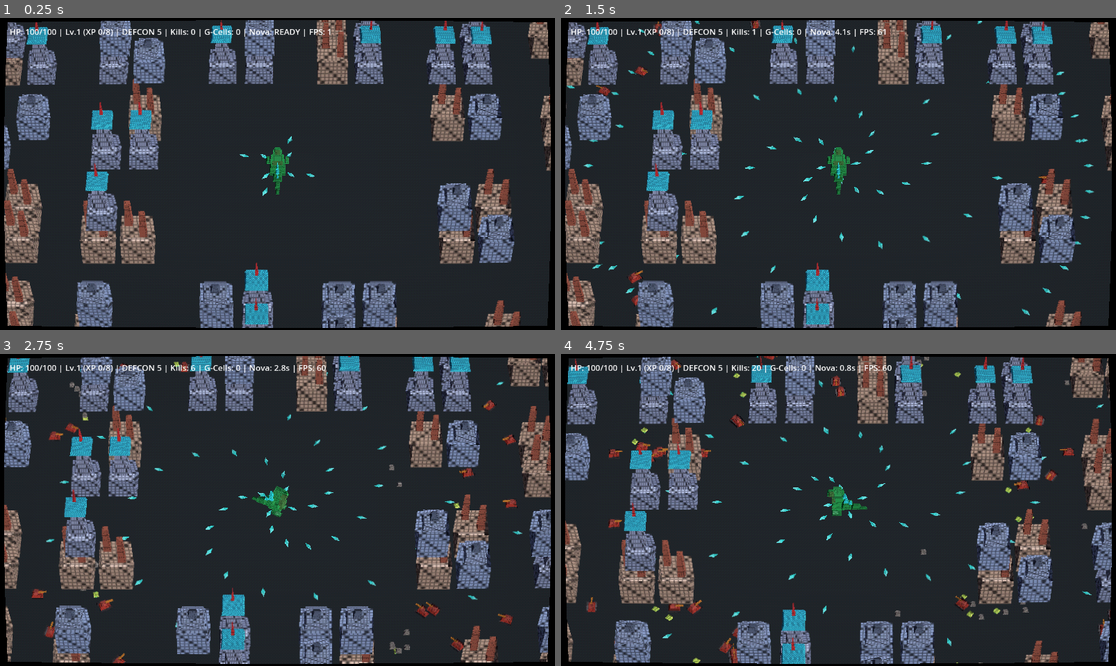
Above: before the commit, frames 1-4 (two rows, left to right).
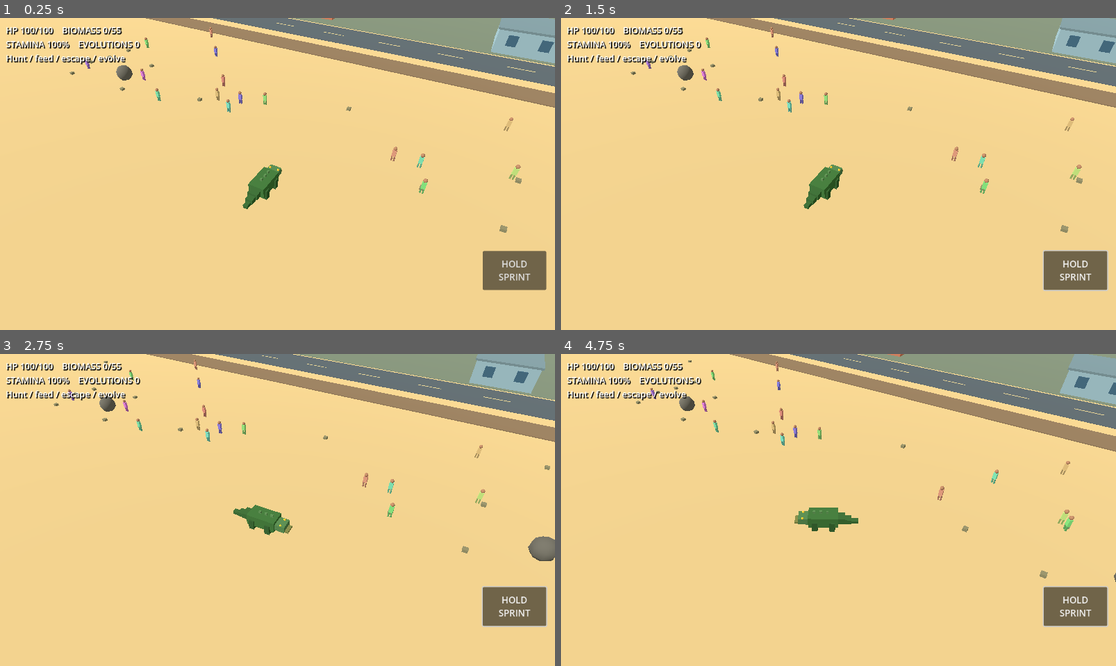
Above: after the commit, the same moments.

Repository: kavemankai/Kaijustomp
Game: Godot game, scene res://scenes/BeachDemo.tscn
Two runs of this game, one before a commit and one after it. Both use one fixed random seed, a clock stepped at 60 frames per second and the inputs below. Before the commit the project starts from res://MainGame.tscn.
Inputs (mouse positions are in pixels of both pictures, inside the frame that each line leads up to):
- Up to frame 1 (0.25 s): no input
- Up to frame 2 (1.5 s): click (1077, 270) at 0.5 s, where only the run after the commit has a clickable "HOLD SPRINT"; tap Enter (ui_accept) at 1.25 s; drag from (838, 174) to (894, 105) at 1.27 s
- Up to frame 3 (2.75 s): drag from (166, 525) to (249, 572) at 2.02 s
- Up to frame 4 (4.75 s): move the mouse to (894, 441) at 2.77 s; hold Right (ui_right) 2.78-3.5 s; tap R at 2.85 s; drag from (810, 572) to (672, 463) at 3.52 s; move the mouse to (1005, 556) at 4.27 s; hold Left (ui_left) from 4.28 s (still down); tap 2 at 4.35 s; tap Enter (ui_accept) at 4.52 s

The runs differ from the first frame. In frame 1, 100% of the frame differs, in the area x 0-100%, y 0-100%; in frame 2, 100%; in frame 3, 100%; in frame 4, 100%.

Commit message:
Beach demo: launch elevated-camera vertical slice on feature branch

Diff:
--- a/project.godot
+++ b/project.godot
@@ -1,12 +1,9 @@
 ; Engine configuration file.
-; It's best edited using the editor UI and not directly,
-; since the parameters that go here are not all obvious.
-
 config_version=5
 
 [application]
-config/name="Retro Low-Poly Kaiju Auto-Shooter"
-run/main_scene="res://MainGame.tscn"
+config/name="Kaijustomp — Beach Demo"
+run/main_scene="res://scenes/BeachDemo.tscn"
 config/features=PackedStringArray("4.2", "GL Compatibility")
 run/max_fps=60
 
